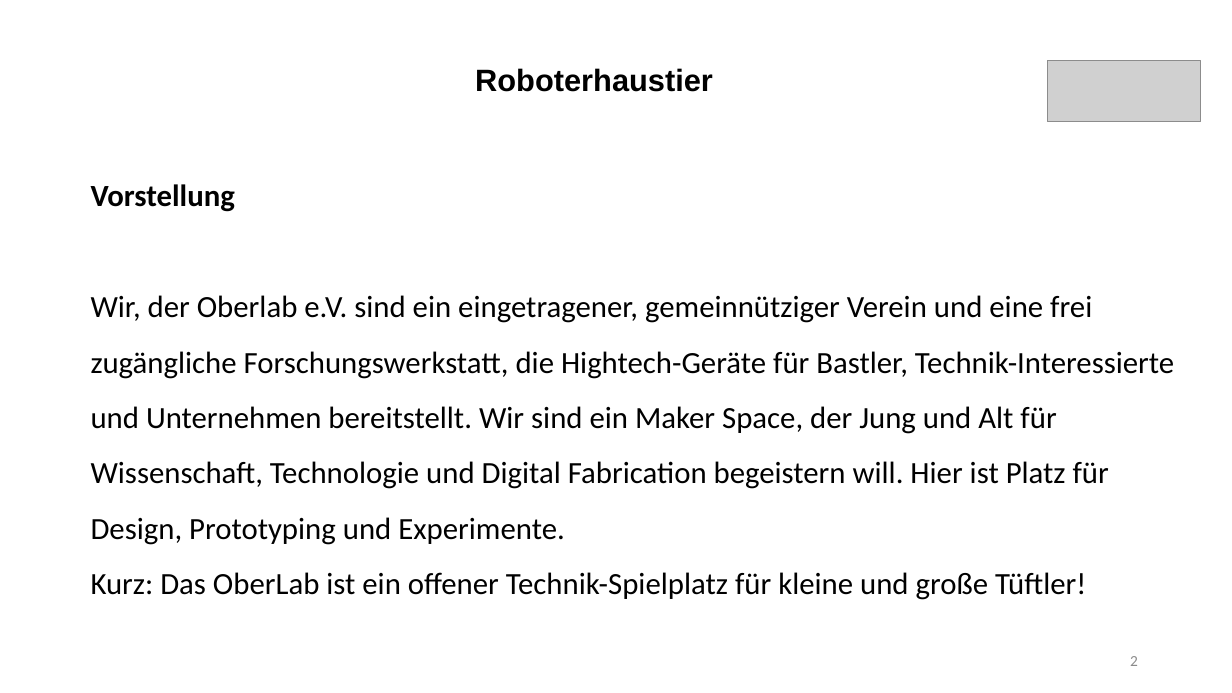
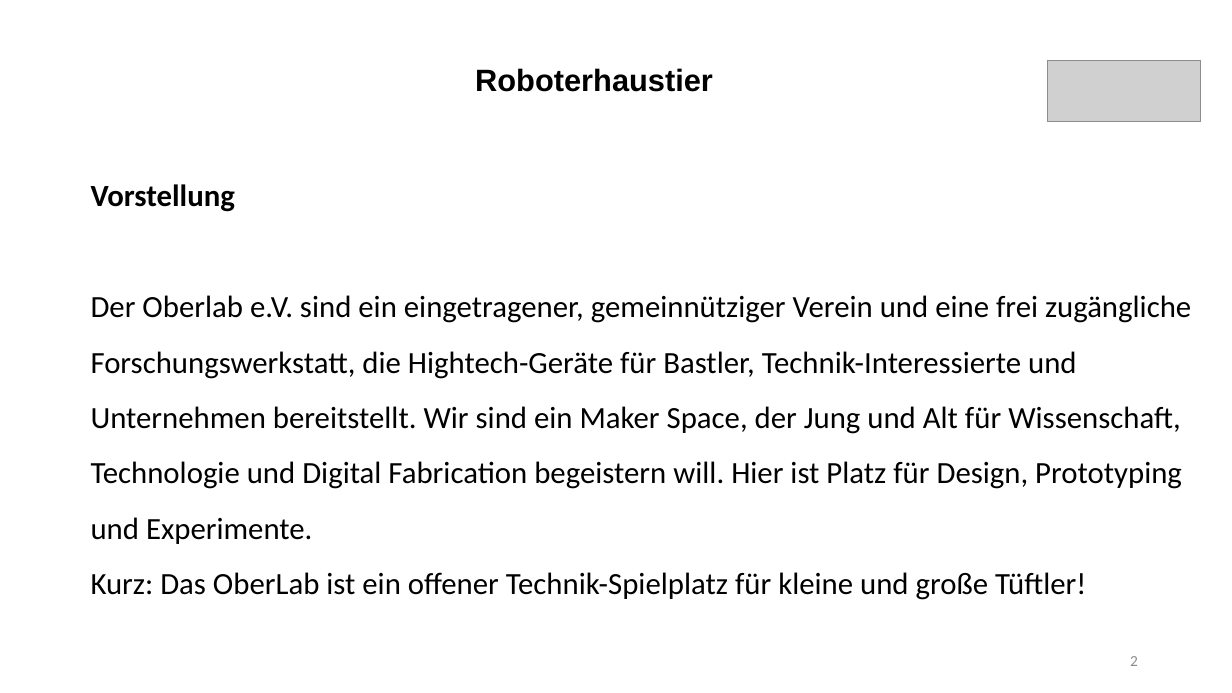
Before and after one commit to frankyhub/Egone, a slide deck: slide 2 of pdf/Roboterhaustier.pptx. Drawn at 1232x693 pixels with LibreOffice and Linux fonts; fonts in the diff are those of the drawing; grey boxes stand for pictures. Boxes give left, top, right and bottom in pixels: in the first picture for what was removed or moved away, otherwise in the second. Text is boxed around its words. In the diff, an @@ line names an element or a change of style, - is before the commit and + after.

```diff
--- a/pdf/Roboterhaustier.pptx
+++ b/pdf/Roboterhaustier.pptx
@@ text at (x1=91, y1=295, x2=1191, y2=600): text changed @@
-Wir, der Oberlab e.V. sind ein eingetragener, gemeinnütziger Verein und eine frei zugängliche Forschungswerkstatt, die Hightech-Geräte für Bastler, Technik-Interessierte und Unternehmen bereitstellt. Wir sind ein Maker Space, der Jung und Alt für Wissenschaft, Technologie und Digital Fabrication begeistern will. Hier ist Platz für Design, Prototyping und Experimente.
-Kurz: Das OberLab ist ein offener Technik-Spielplatz für kleine und große Tüftler!
+Der Oberlab e.V. sind ein eingetragener, gemeinnütziger Verein und eine frei zugängliche Forschungswerkstatt, die Hightech-Geräte für Bastler, Technik-Interessierte und Unternehmen bereitstellt. Wir sind ein Maker Space, der Jung und Alt für Wissenschaft, Technologie und Digital Fabrication begeistern will. Hier ist Platz für Design, Prototyping und Experimente.
+Kurz: Das OberLab ist ein offener Technik-Spielplatz für kleine und große Tüftler!
```
Also in this commit, not shown: 9 other slides changed, 1 other file.
